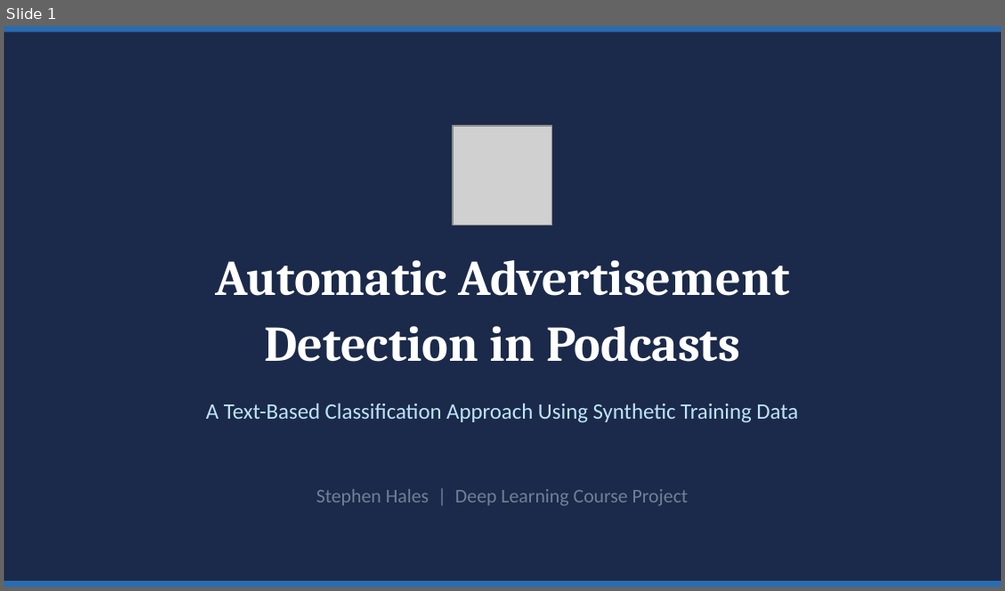
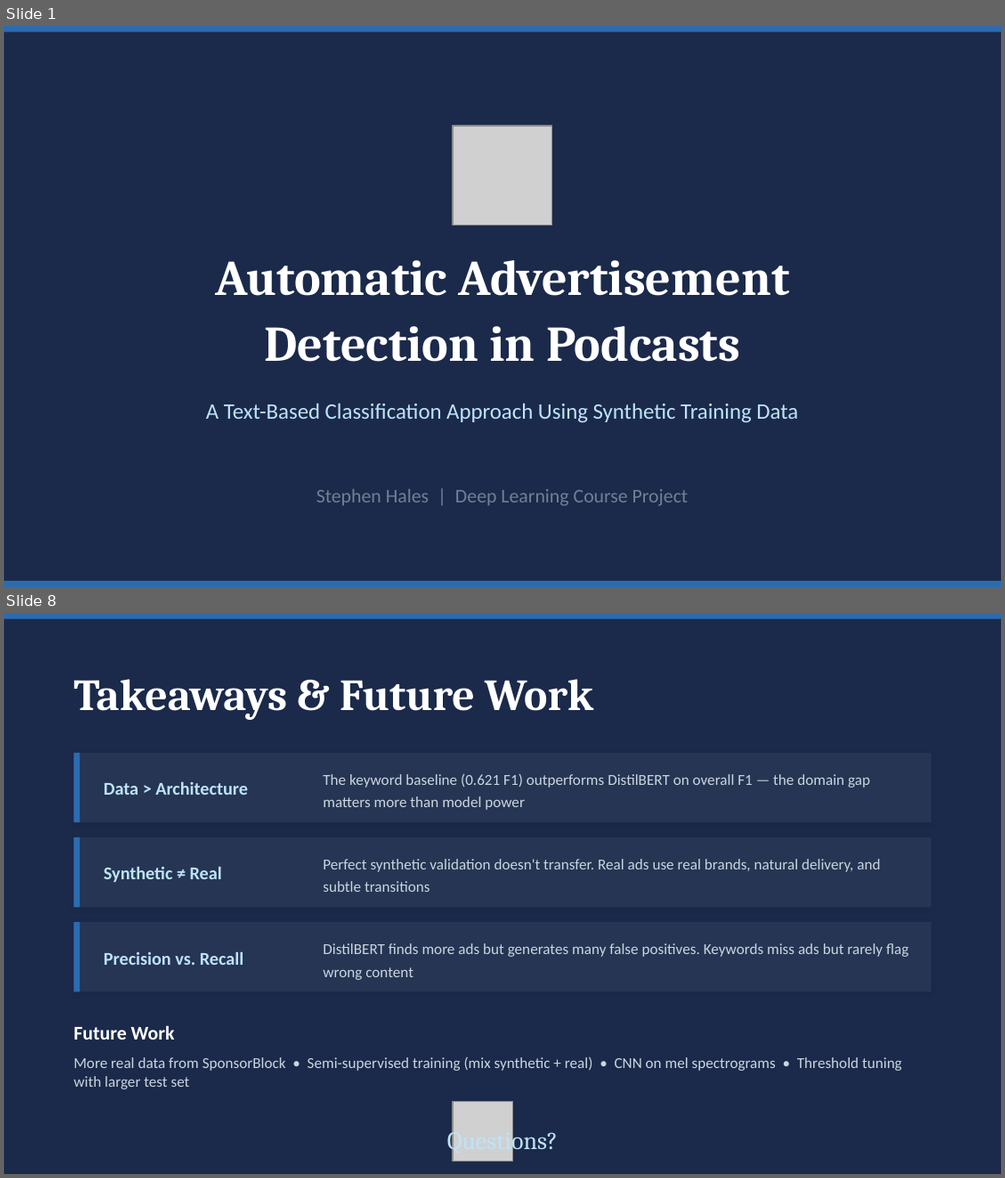
Before and after one commit to zhales05/cs-6480, a slide deck: project/podcast_ad_detection.pptx. Shown one above the other, each under a label of ours: slide 1 before the commit, slides 1 and 8 after it; the slides between them are not shown. The pictures are 1005x591 and 1005x1178 pixels, drawn with LibreOffice and Linux fonts; fonts in the diff are those of the drawing; grey boxes stand for pictures. Boxes give left, top, right and bottom in pixels: in the first picture for what was removed or moved away, otherwise in the second. Text is boxed around its words. In the diff, an @@ line names an element or a change of style, - is before the commit and + after.

```diff
--- a/project/podcast_ad_detection.pptx
+++ b/project/podcast_ad_detection.pptx
@@ slide 8 added at [4,613,1001,1174], background #1B2A4A @@
@@ rectangle added at [4,613,1001,619], fill #2B6CB0 @@
@@ text added at [73,679,593,720], 32 pt, text #FFFFFF, bold @@
+Takeaways & Future Work
@@ rectangle added at [73,753,931,822], fill #253553 @@
@@ rectangle added at [73,753,80,822], fill #2B6CB0 @@
@@ text added at [104,782,248,795], 13 pt, text #BEE3F8, bold @@
+Data > Architecture
@@ text added at [323,773,870,810], 11 pt, text #CBD5E0 @@
+The keyword baseline (0.621 F1) outperforms DistilBERT on overall F1 — the domain gap matters more than model power
@@ rectangle added at [73,837,931,907], fill #253553 @@
@@ rectangle added at [73,837,80,907], fill #2B6CB0 @@
@@ text added at [104,867,222,882], 13 pt, text #BEE3F8, bold @@
+Synthetic ≠ Real
@@ text added at [323,859,880,892], 11 pt, text #CBD5E0 @@
+Perfect synthetic validation doesn't transfer. Real ads use real brands, natural delivery, and subtle transitions
@@ rectangle added at [73,922,931,992], fill #253553 @@
@@ rectangle added at [73,922,80,992], fill #2B6CB0 @@
@@ text added at [104,952,243,965], 13 pt, text #BEE3F8, bold @@
+Precision vs. Recall
@@ text added at [323,943,908,980], 11 pt, text #CBD5E0 @@
+DistilBERT finds more ads but generates many false positives. Keywords miss ads but rarely flag wrong content
@@ text added at [73,1025,175,1039], 14 pt, text #FFFFFF, bold @@
+Future Work
@@ text added at [73,1057,902,1089], 11 pt, text #CBD5E0 @@
+More real data from SponsorBlock • Semi-supervised training (mix synthetic + real) • CNN on mel spectrograms • Threshold tuning with larger test set
@@ picture added at [453,1102,512,1161] @@
@@ text added at [447,1126,558,1154], 18 pt, text #BEE3F8 @@
+Questions?
```
Also in this commit, not shown: 6 other slides added, 8 slides removed, 4 other files.
